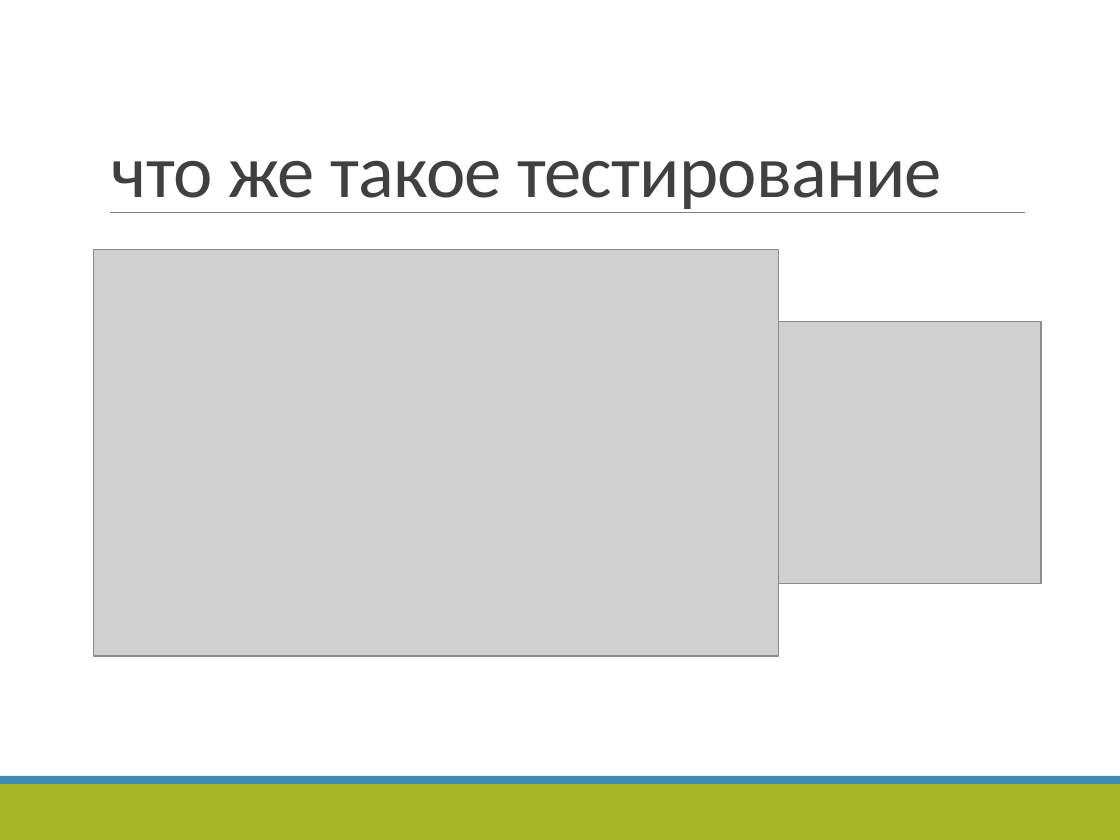
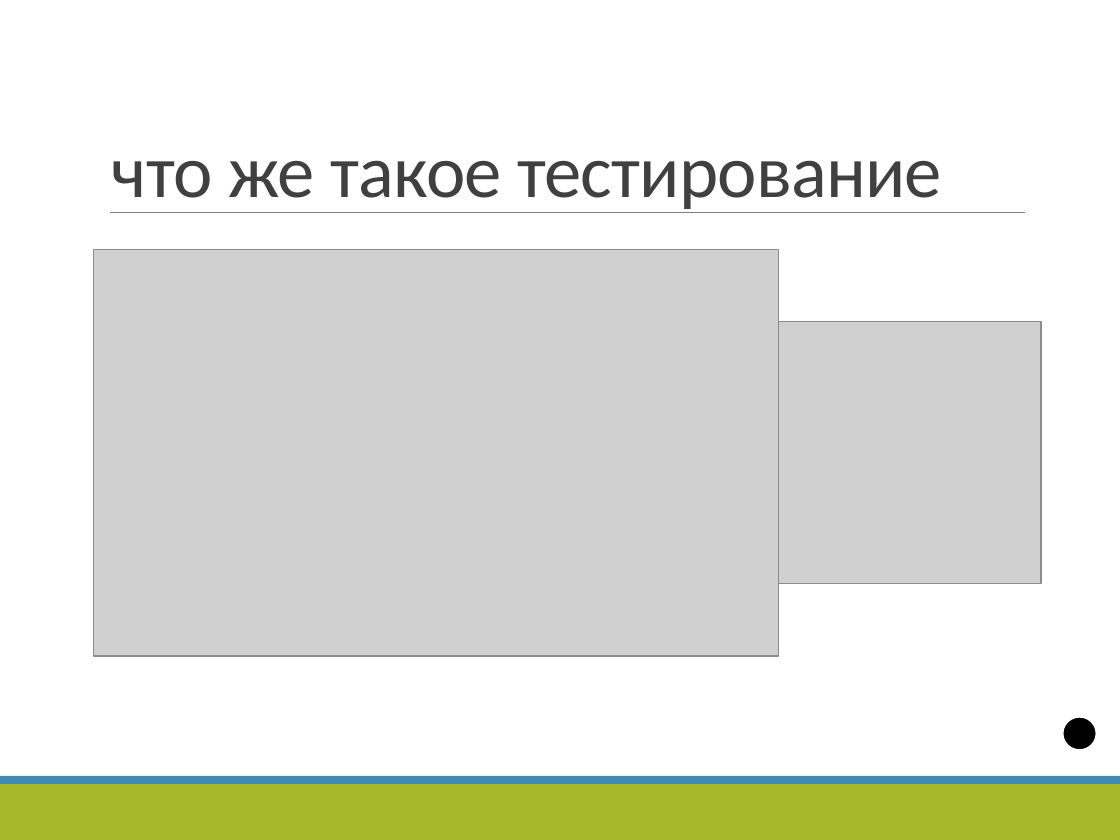
Before and after one commit to vitali-kviatkouski/personal, a slide deck: slide 4 of epamkids/EPAMKids-Worked_out.pptx. Drawn at 1120x840 pixels with LibreOffice and Linux fonts; fonts in the diff are those of the drawing; grey boxes stand for pictures. Boxes give left, top, right and bottom in pixels: in the first picture for what was removed or moved away, otherwise in the second. Text is boxed around its words. In the diff, an @@ line names an element or a change of style, - is before the commit and + after.

```diff
--- a/epamkids/EPAMKids-Worked_out.pptx
+++ b/epamkids/EPAMKids-Worked_out.pptx
@@ ellipse added at (x1=1062, y1=716, x2=1096, y2=750), fill #000000, outline #FFFFFF 2 pt @@
```
Also in this commit, not shown: 7 other slides changed.
